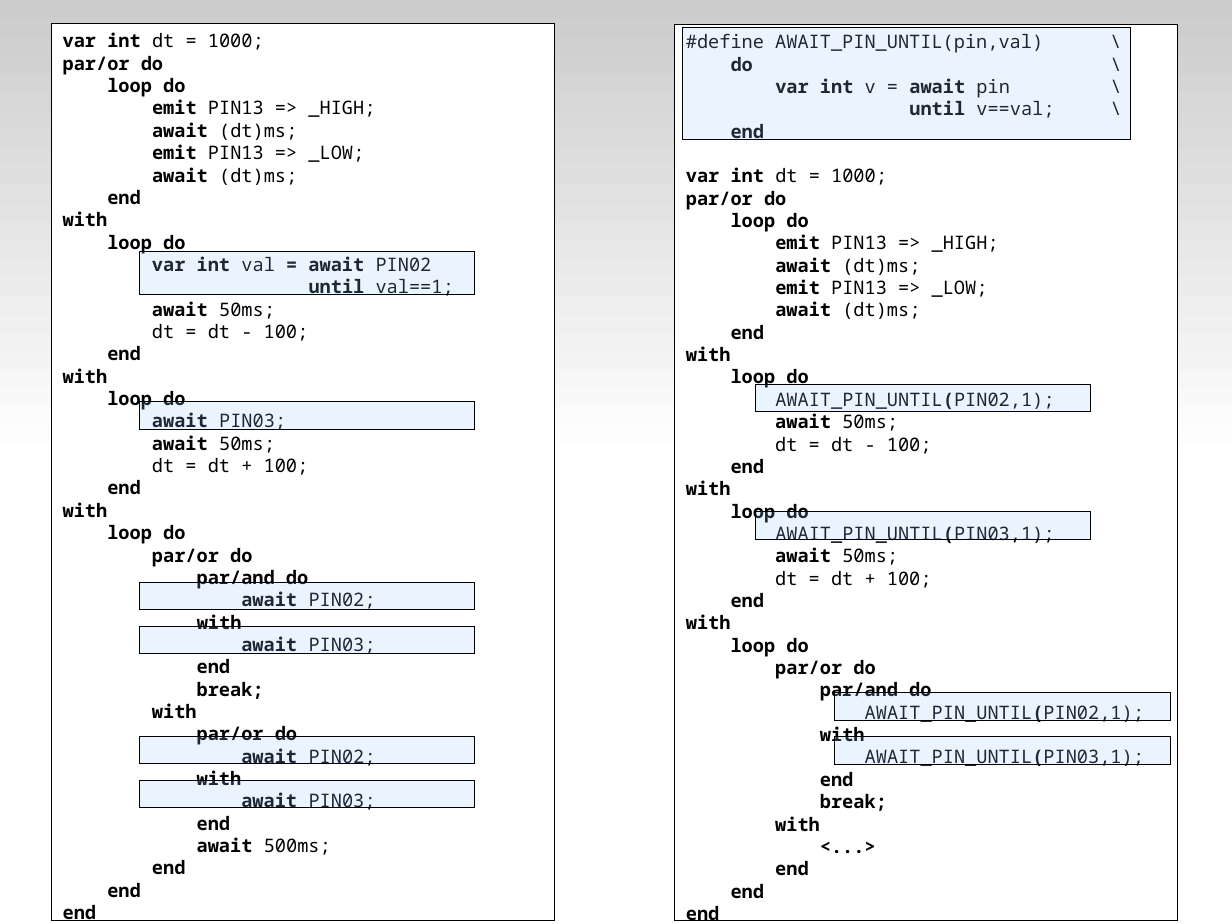
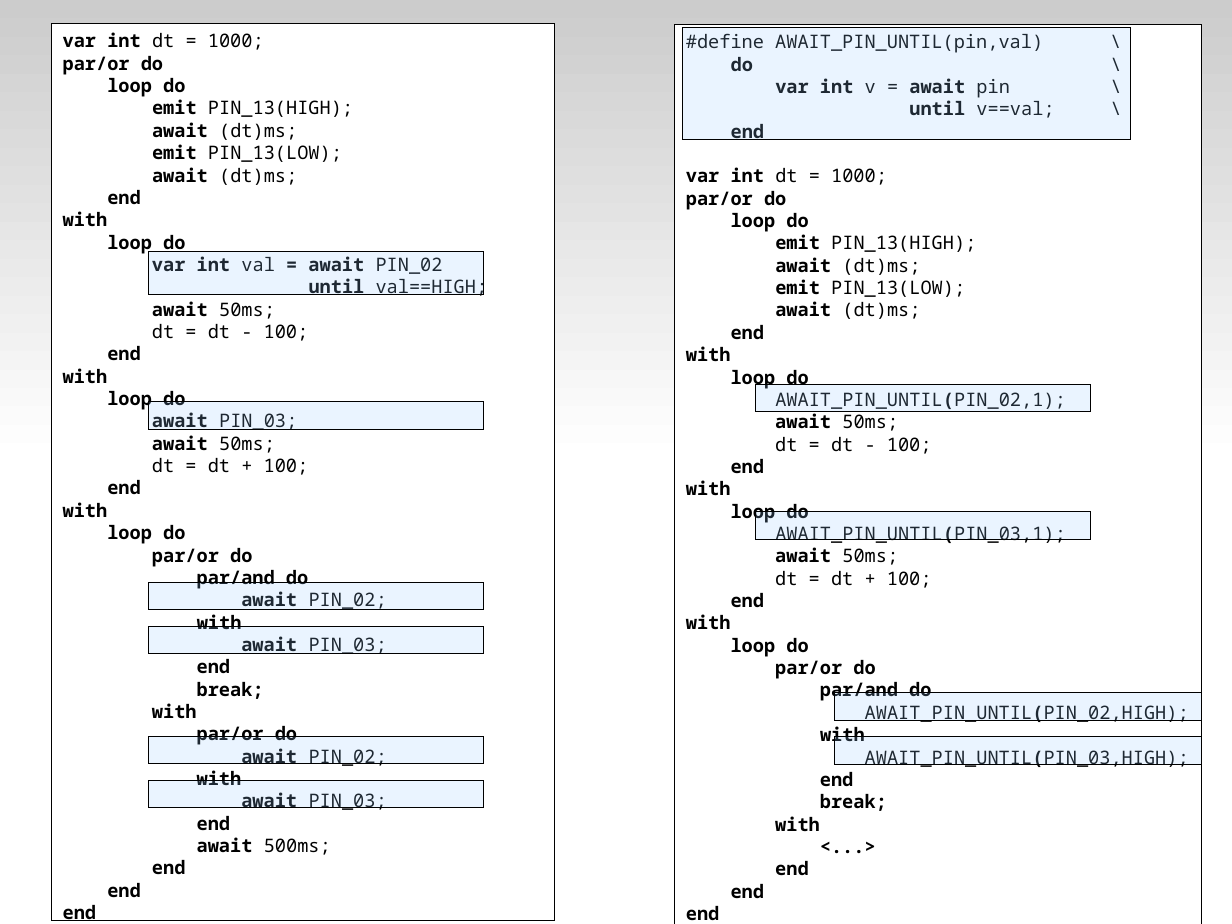
Before and after one commit to fsantanna-uerj/reativos, a slide deck: slide 15 of slides/05_ceu.odp. Drawn at 1232x924 pixels with LibreOffice and Linux fonts; fonts in the diff are those of the drawing. Boxes give left, top, right and bottom in pixels: in the first picture for what was removed or moved away, otherwise in the second. Text is boxed around its words. In the diff, an @@ line names an element or a change of style, - is before the commit and + after.

Commit message:
(>) slides

```diff
--- a/slides/05_ceu.odp
+++ b/slides/05_ceu.odp
@@ rectangle "#define AWAIT_PIN_UNTIL(pin,val) \": place and size @@
-rectangle "#define AWAIT_PIN_UNTIL(pin,val) \" at bbox=[675, 25, 1178, 921]
+rectangle "#define AWAIT_PIN_UNTIL(pin,val) \" at bbox=[675, 25, 1202, 924]
@@ text in rectangle at bbox=[152, 99, 353, 117]: text changed @@
-emit PIN13 => _HIGH;
+emit PIN_13(HIGH);
@@ text in rectangle at bbox=[152, 144, 342, 162]: text changed @@
-emit PIN13 => _LOW;
+emit PIN_13(LOW);
@@ text in rectangle at bbox=[775, 234, 976, 252]: text changed @@
-emit PIN13 => _HIGH;
+emit PIN_13(HIGH);
@@ text in rectangle at bbox=[152, 256, 488, 296]: text changed; bold off @@
-var int val = await PIN02
-until val==1;
+var int val = await PIN_02
+until val==HIGH;
@@ text in rectangle at bbox=[775, 279, 965, 297]: text changed @@
-emit PIN13 => _LOW;
+emit PIN_13(LOW);
@@ text in rectangle at bbox=[152, 412, 297, 430]: text changed @@
-await PIN03;
+await PIN_03;
@@ text in rectangle at bbox=[775, 392, 1065, 409]: text changed @@
-AWAIT_PIN_UNTIL(PIN02,1);
+AWAIT_PIN_UNTIL(PIN_02,1);
@@ text in rectangle at bbox=[775, 526, 1065, 543]: text changed @@
-AWAIT_PIN_UNTIL(PIN03,1);
+AWAIT_PIN_UNTIL(PIN_03,1);
@@ text in rectangle at bbox=[241, 591, 387, 610]: text changed @@
-await PIN02;
+await PIN_02;
@@ text in rectangle at bbox=[241, 636, 387, 654]: text changed @@
-await PIN03;
+await PIN_03;
@@ rectangle: place and size @@
-rectangle at bbox=[835, 692, 1171, 720]
+rectangle at bbox=[835, 692, 1202, 720]
@@ text in rectangle at bbox=[865, 705, 1189, 722]: text changed @@
-AWAIT_PIN_UNTIL(PIN02,1);
+AWAIT_PIN_UNTIL(PIN_02,HIGH);
@@ text in rectangle at bbox=[241, 748, 387, 766]: text changed @@
-await PIN02;
+await PIN_02;
@@ rectangle: place and size @@
-rectangle at bbox=[835, 737, 1171, 765]
+rectangle at bbox=[835, 737, 1202, 765]
@@ text in rectangle at bbox=[865, 750, 1189, 767]: text changed @@
-AWAIT_PIN_UNTIL(PIN03,1);
+AWAIT_PIN_UNTIL(PIN_03,HIGH);
@@ 6 rectangles: place and size @@
-6 rectangles at bbox=[140, 252, 475, 808]
+6 rectangles at bbox=[149, 252, 484, 808]
@@ text in rectangle at bbox=[241, 792, 387, 810]: text changed @@
-await PIN03;
+await PIN_03;
```
Also in this commit, not shown: 5 other slides changed, 3 slides added, 1 slide removed, 9 other files.
